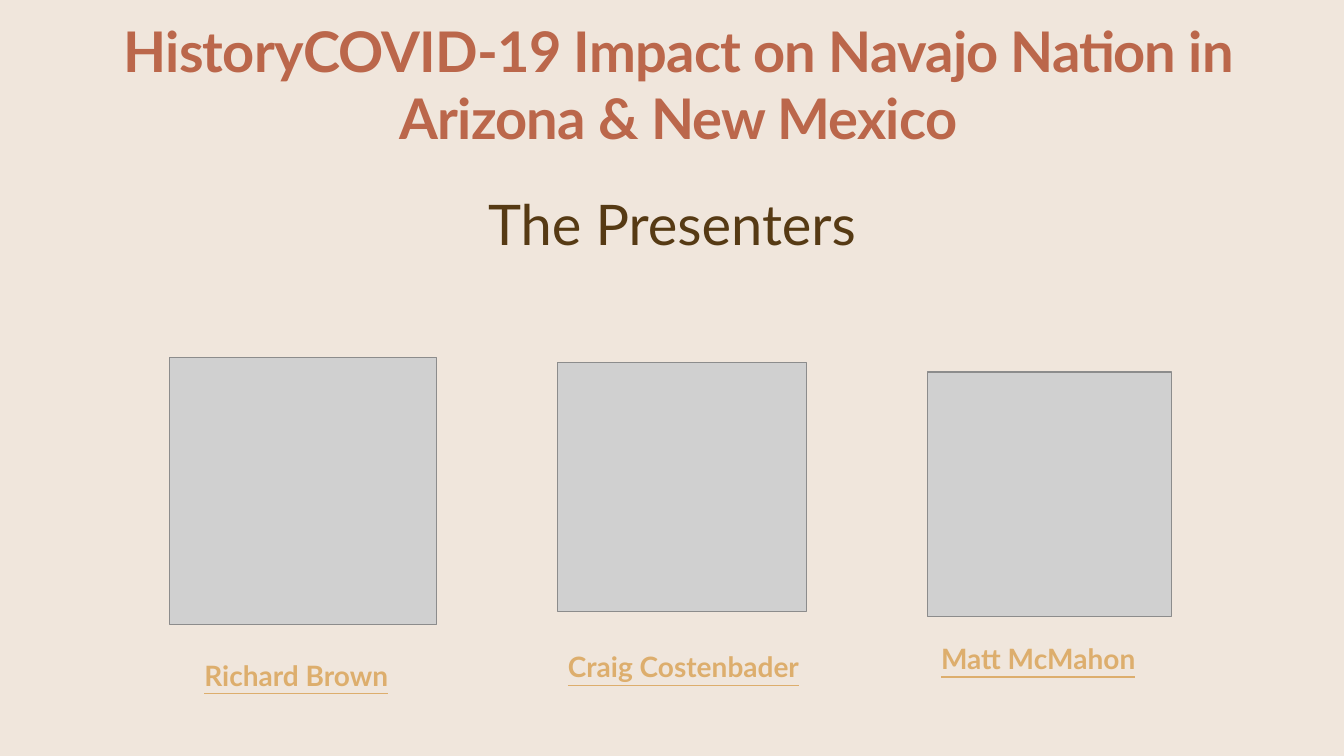
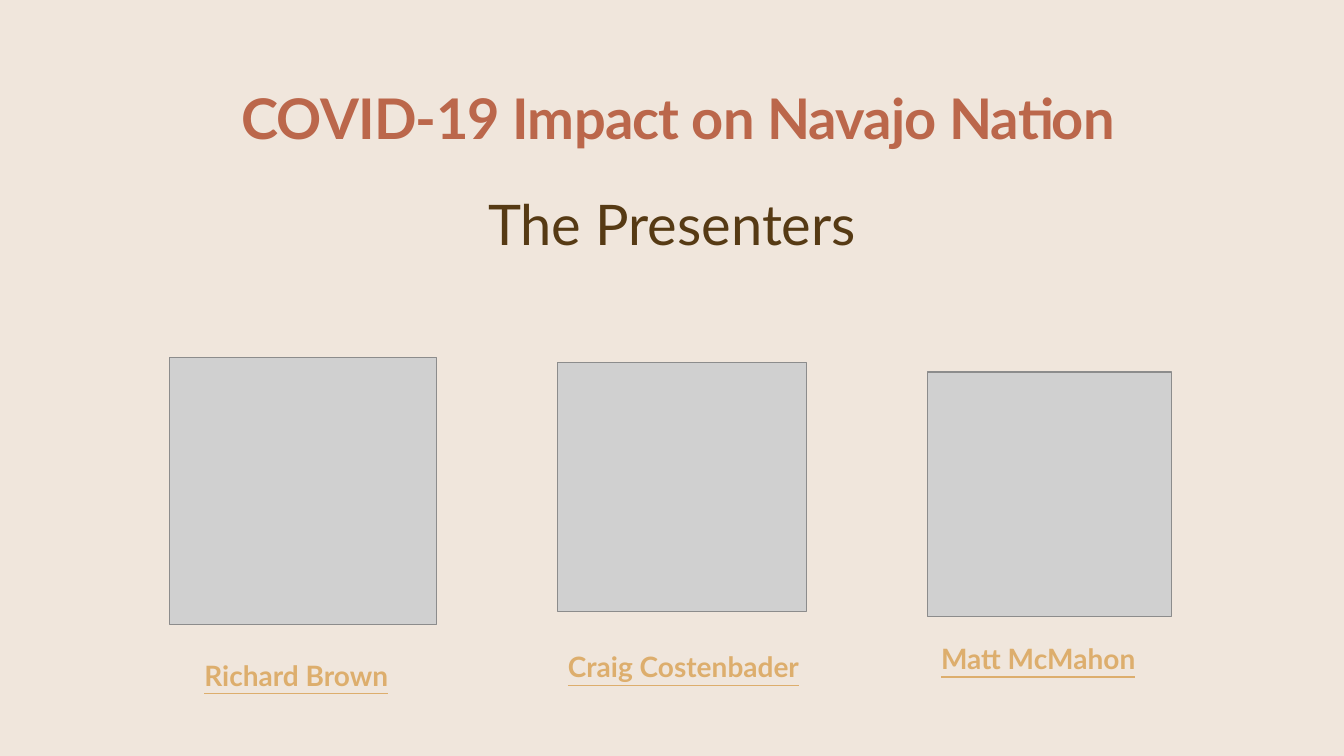
Before and after one commit to CCostenbader/Covid-19-effects-on-the-Navajo-Nation-Indian-Tribe, a slide deck: slide 3 of PPCRAIG.pptx. Drawn at 1344x756 pixels with LibreOffice and Linux fonts; fonts in the diff are those of the drawing; grey boxes stand for pictures. Boxes give left, top, right and bottom in pixels: in the first picture for what was removed or moved away, otherwise in the second. Text is boxed around its words. In the diff, an @@ line names an element or a change of style, - is before the commit and + after.

```diff
--- a/PPCRAIG.pptx
+++ b/PPCRAIG.pptx
@@ text at [242,97,1115,149]: text changed @@
-HistoryCOVID-19 Impact on Navajo Nation in Arizona & New Mexico
+COVID-19 Impact on Navajo Nation
```
Also in this commit, not shown: 6 other slides changed, 11 slides added, 13 slides removed, 5 other files.
